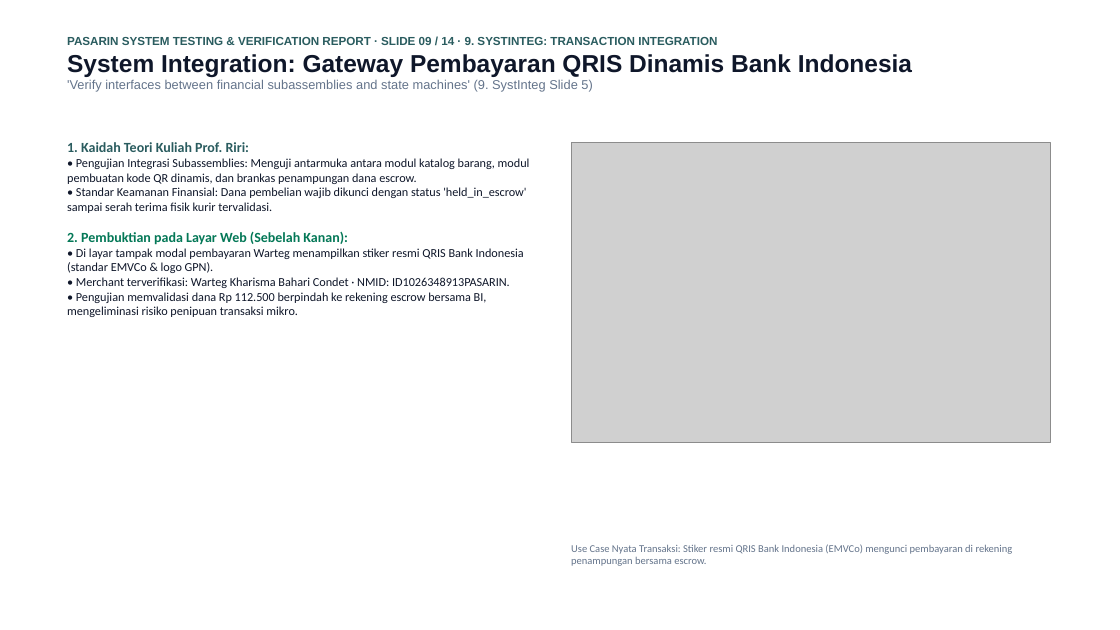
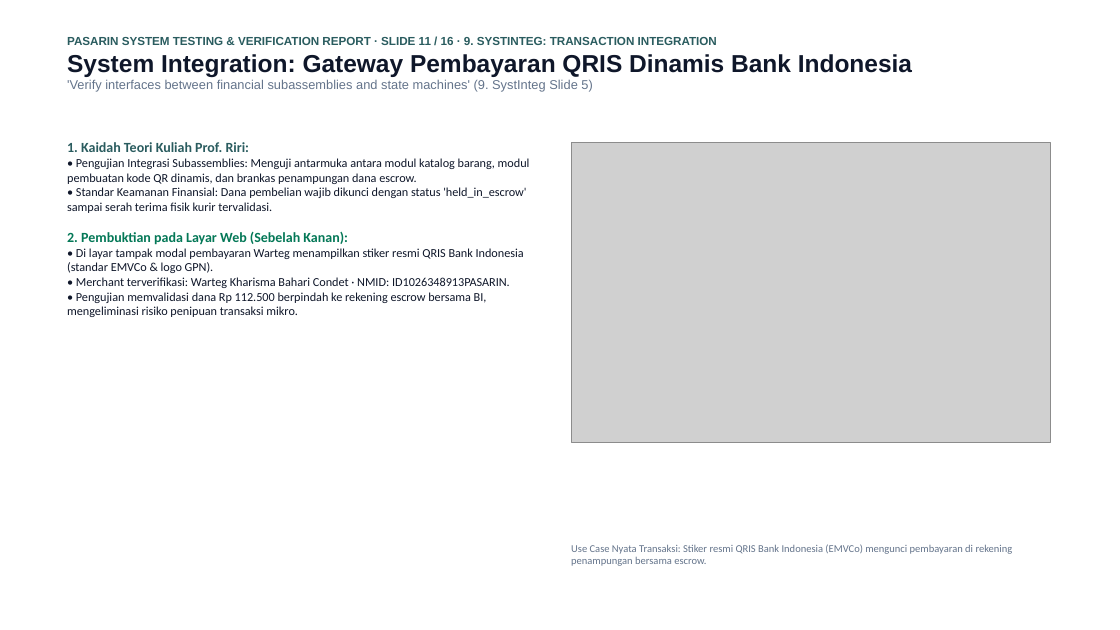
Before and after one commit to mrshlaf/pasarin, a slide deck: slide 11 of LAPORAN_PENGUJIAN_DAN_VERIFIKASI_SISTEM_PASARIN.pptx (slide 9 before the commit). Drawn at 1120x630 pixels with LibreOffice and Linux fonts; fonts in the diff are those of the drawing; grey boxes stand for pictures. Boxes give left, top, right and bottom in pixels: in the first picture for what was removed or moved away, otherwise in the second. Text is boxed around its words. In the diff, an @@ line names an element or a change of style, - is before the commit and + after.

```diff
--- a/LAPORAN_PENGUJIAN_DAN_VERIFIKASI_SISTEM_PASARIN.pptx
+++ b/LAPORAN_PENGUJIAN_DAN_VERIFIKASI_SISTEM_PASARIN.pptx
@@ text at [67, 37, 717, 45]: text changed @@
-PASARIN SYSTEM TESTING & VERIFICATION REPORT · SLIDE 09 / 14 · 9. SYSTINTEG: TRANSACTION INTEGRATION
+PASARIN SYSTEM TESTING & VERIFICATION REPORT · SLIDE 11 / 16 · 9. SYSTINTEG: TRANSACTION INTEGRATION
```
Also in this commit, not shown: 13 other slides changed, 2 slides added, 5 other files.
